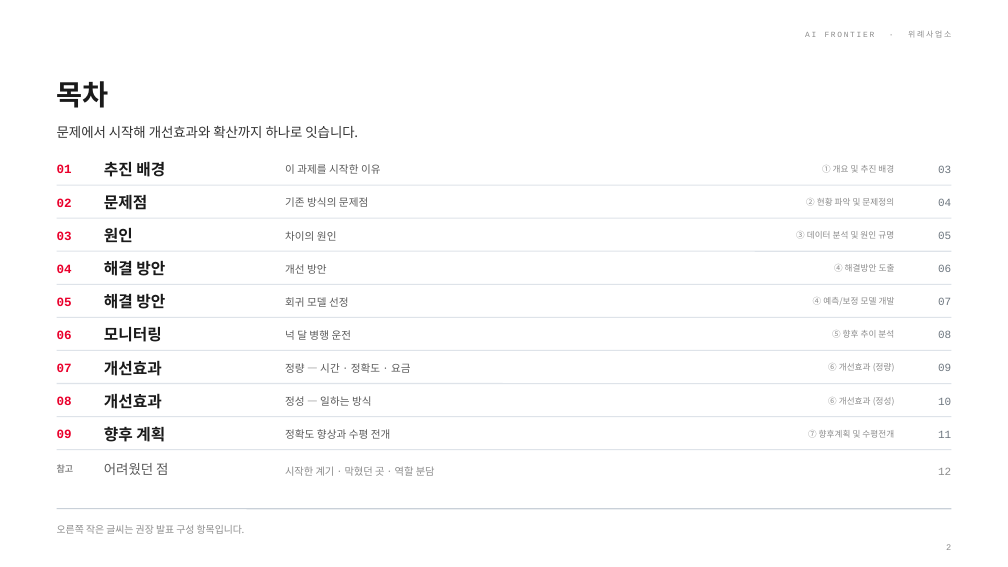
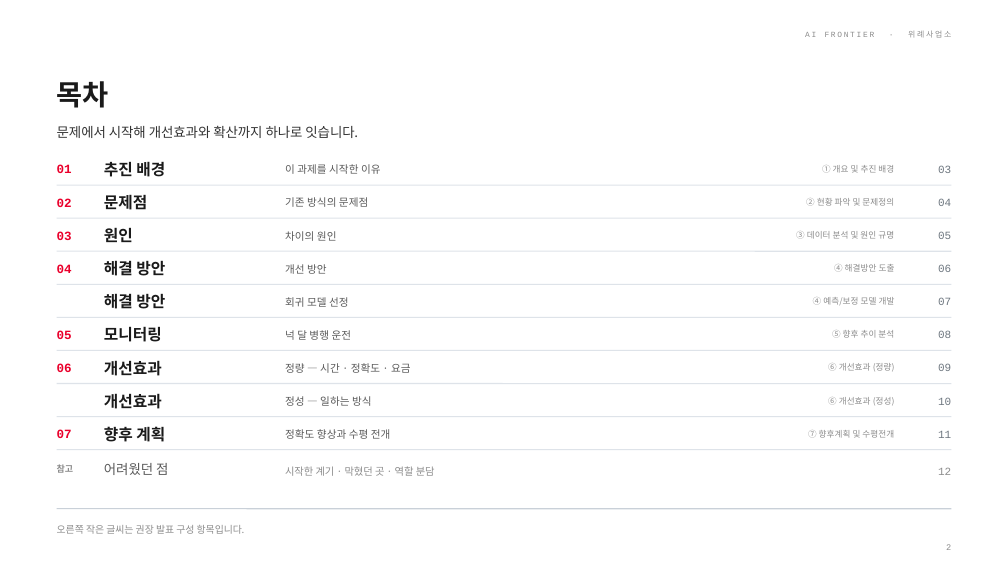
Before and after one commit to jooh-ai/Narae-AI, a slide deck: slide 2 of docs/ppt/위례_공급가능용량_최종발표_v3.pptx. Drawn at 1008x567 pixels with LibreOffice and Linux fonts; fonts in the diff are those of the drawing. Boxes give left, top, right and bottom in pixels: in the first picture for what was removed or moved away, otherwise in the second. Text is boxed around its words. In the diff, an @@ line names an element or a change of style, - is before the commit and + after.

```diff
--- a/docs/ppt/위례_공급가능용량_최종발표_v3.pptx
+++ b/docs/ppt/위례_공급가능용량_최종발표_v3.pptx
@@ text "05" moved from (x1=57, y1=297, x2=72, y2=306) to (x1=57, y1=330, x2=72, y2=339) @@
@@ text "06" moved from (x1=57, y1=330, x2=72, y2=339) to (x1=57, y1=363, x2=72, y2=372) @@
@@ text removed at (x1=57, y1=396, x2=72, y2=405) @@
-08
@@ text "07" moved from (x1=57, y1=363, x2=72, y2=372) to (x1=57, y1=429, x2=72, y2=438) @@
@@ text removed at (x1=57, y1=429, x2=72, y2=438) @@
-09
```
Also in this commit, not shown: 10 other slides changed, 25 other files.
